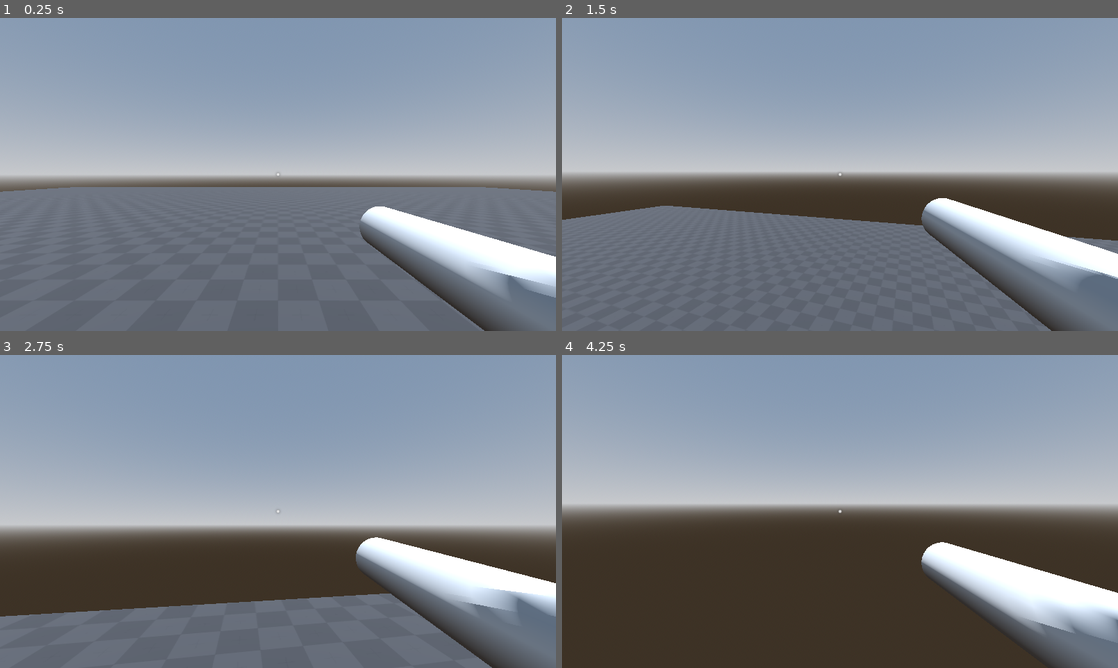
Above: before the commit, frames 1-4 (two rows, left to right).
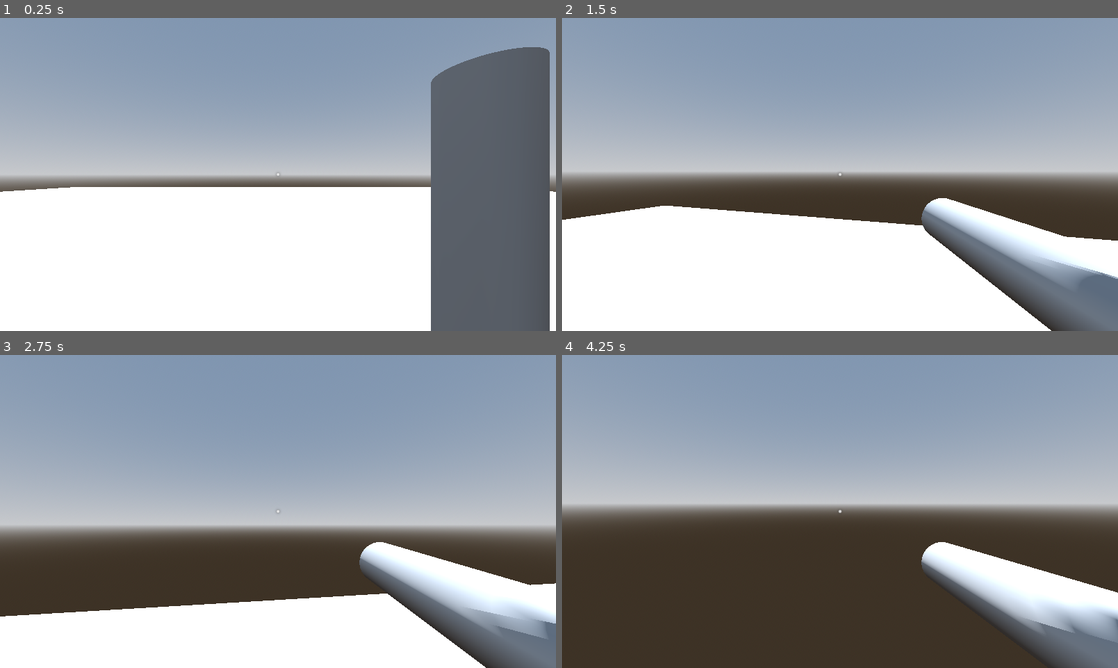
Above: after the commit, the same moments.

Repository: piksalchaos/spadooshka
Game: Godot game, scene res://scenes/test_world.tscn
The game is run twice, just before and just after one commit, with the same random seed, the same clock (stepped at 60 frames per second) and the same inputs.
Inputs (mouse positions are in pixels of both pictures, inside the frame that each line leads up to):
- Up to frame 1 (0.25 s): no input
- Up to frame 2 (1.5 s): move the mouse to (867, 174) at 0.52 s; press the mouse at (867, 174) at 0.53 s; hold W (forward) from 0.53 s (still down); tap Space (jump) at 0.77 s; move the mouse to (812, 174) at 1.27 s; release the mouse at (812, 174) at 1.28 s; click (812, 174) at 1.35 s
- Up to frame 3 (2.75 s): keep holding W (forward); tap Space (jump) at 1.52 s; move the mouse to (289, 505) at 2.02 s; press the mouse at (289, 505) at 2.03 s
- Up to frame 4 (4.25 s): keep holding W (forward); move the mouse to (834, 517) at 2.77 s; release the mouse at (834, 517) at 2.78 s; click (834, 517) at 2.85 s; tap Space (jump) at 3.02, 3.77 s; move the mouse to (878, 514) at 3.52 s; press the mouse at (878, 514) at 3.53 s; tap R (reload, bound only after the commit) at 4.15 s

The runs differ from the first frame. In frame 1, 51% of the frame differs, in the area x 0-100%, y 9-100%; in frame 2, 28%; in frame 3, 20%; in frame 4, less than 0.1%.

Commit message:
gun ammo system

Diff:
--- a/project.godot
+++ b/project.godot
@@ -7,6 +7,10 @@
 ;   param=value ; assign values to parameters
 
 config_version=5
+
+[animation]
+
+warnings/check_invalid_track_paths=false
 
 [application]
 
@@ -59,6 +63,16 @@
 "events": [Object(InputEventMouseButton,"resource_local_to_scene":false,"resource_name":"","device":-1,"window_id":0,"a …(253 unchanged characters)…
 ]
 }
+interact={
+"deadzone": 0.5,
+"events": [Object(InputEventKey,"resource_local_to_scene":false,"resource_name":"","device":-1,"window_id":0,"alt_pressed":false,"shift_pressed":false,"ctrl_pressed":false,"meta_pressed":false,"pressed":false,"keycode":0,"physical_keycode":69,"key_label":0,"unicode":101,"location":0,"echo":false,"script":null)
+]
+}
+reload={
+"deadzone": 0.5,
+"events": [Object(InputEventKey,"resource_local_to_scene":false,"resource_name":"","device":-1,"window_id":0,"alt_pressed":false,"shift_pressed":false,"ctrl_pressed":false,"meta_pressed":false,"pressed":false,"keycode":0,"physical_keycode":82,"key_label":0,"unicode":114,"location":0,"echo":false,"script":null)
+]
+}
 
 [rendering]
 
--- /dev/null
+++ b/scenes/gun.gd
@@ -0,0 +1,45 @@
+extends Node
+
+@export var MAG_CAPACITY = 31
+
+@export var num_bullets = MAG_CAPACITY
+@export var is_gun_active = true
+
+# Called when the node enters the scene tree for the first time.
+func _ready() -> void:
+	$ReloadTimer.timeout.connect(func():
+		is_gun_active = true
+		num_bullets = MAG_CAPACITY
+	)
+	$FireTimer.timeout.connect(func(): is_gun_active = true)
+
+func _unhandled_input(event: InputEvent) -> void:
+	if event.is_action_pressed("shoot"):
+		shoot()
+	if event.is_action_pressed("reload"):
+		reload()
+
+# Called every frame. 'delta' is the elapsed time since the previous frame.
+func _process(delta: float) -> void:
+	pass
+
+func shoot():
+	if not is_gun_active:
+		return
+	if num_bullets == 0:
+		return
+	num_bullets -= 1
+	is_gun_active = false
+	play_shoot_effects()
+	if num_bullets == 0:
+		reload()
+	else:
+		$FireTimer.start()
+
+func reload():
+	$ReloadTimer.start()
+	$AnimationPlayer.play("gun/reload")
+
+func play_shoot_effects():
+	$AnimationPlayer.stop()
+	$AnimationPlayer.play("gun/shoot")
--- /dev/null
+++ b/scenes/gun.tscn
@@ -0,0 +1,266 @@
+[gd_scene load_steps=14 format=3 uid="uid://beai70ioh5ndh"]
+
+[ext_resource type="Script" path="res://scenes/gun.gd" id="1_1ns7o"]
+
+[sub_resource type="CylinderMesh" id="CylinderMesh_bf40l"]
+top_radius = 0.1
+bottom_radius = 0.1
+height = 1.0
+
+[sub_resource type="Animation" id="Animation_q7oej"]
+resource_name = "RESET"
+length = 0.001
+tracks/0/type = "value"
+tracks/0/imported = false
+tracks/0/enabled = true
+tracks/0/path = NodePath("Camera/Gun:position")
+tracks/0/interp = 1
+tracks/0/loop_wrap = true
+tracks/0/keys = {
+"times": PackedFloat32Array(0),
+"transitions": PackedFloat32Array(1),
+"update": 0,
+"values": [Vector3(0.5, -0.25, -0.5)]
+}
+tracks/1/type = "value"
+tracks/1/imported = false
+tracks/1/enabled = true
+tracks/1/path = NodePath("Camera/Gun:rotation")
+tracks/1/interp = 1
+tracks/1/loop_wrap = true
+tracks/1/keys = {
+"times": PackedFloat32Array(0),
+"transitions": PackedFloat32Array(1),
+"update": 0,
+"values": [Vector3(1.5708, 0, 0)]
+}
+tracks/2/type = "rotation_3d"
+tracks/2/imported = false
+tracks/2/enabled = true
+tracks/2/path = NodePath(".")
+tracks/2/interp = 1
+tracks/2/loop_wrap = true
+tracks/2/keys = PackedFloat32Array(0, 1, 0, 0, 0, 1)
+
+[sub_resource type="Animation" id="Animation_gds7w"]
+resource_name = "idle"
+length = 3.0
+loop_mode = 1
+tracks/0/type = "value"
+tracks/0/imported = false
+tracks/0/enabled = true
+tracks/0/path = NodePath("Camera/Gun:position")
+tracks/0/interp = 1
+tracks/0/loop_wrap = true
+tracks/0/keys = {
+"times": PackedFloat32Array(0, 1.5),
+"transitions": PackedFloat32Array(-2, -2),
+"update": 0,
+"values": [Vector3(0.5, -0.25, -0.5), Vector3(0.5, -0.303891, -0.5)]
+}
+tracks/1/type = "value"
+tracks/1/imported = false
+tracks/1/enabled = true
+tracks/1/path = NodePath("Camera/Gun:rotation")
+tracks/1/interp = 1
+tracks/1/loop_wrap = true
+tracks/1/keys = {
+"times": PackedFloat32Array(0, 1.5),
+"transitions": PackedFloat32Array(-2, -2),
+"update": 0,
+"values": [Vector3(1.5708, 0, 0), Vector3(1.48353, 0, 0)]
+}
+
+[sub_resource type="Animation" id="Animation_cowen"]
+resource_name = "move"
+loop_mode = 1
+step = 0.25
+tracks/0/type = "value"
+tracks/0/imported = false
+tracks/0/enabled = true
+tracks/0/path = NodePath("Camera/Gun:position")
+tracks/0/interp = 1
+tracks/0/loop_wrap = true
+tracks/0/keys = {
+"times": PackedFloat32Array(0, 0.25, 0.5, 0.75),
+"transitions": PackedFloat32Array(0.5, 2, 0.5, 2),
+"update": 0,
+"values": [Vector3(0.5, -0.25, -0.5), Vector3(0.410477, -0.138934, -0.5), Vector3(0.5, -0.25, -0.5), Vector3(0.536469, -0.138934, -0.5)]
+}
+
+[sub_resource type="Animation" id="Animation_6fh3t"]
+resource_name = "shoot"
+length = 0.4
+step = 0.25
+tracks/0/type = "value"
+tracks/0/imported = false
+tracks/0/enabled = true
+tracks/0/path = NodePath(".:position")
+tracks/0/interp = 1
+tracks/0/loop_wrap = true
+tracks/0/keys = {
+"times": PackedFloat32Array(0, 0.25),
+"transitions": PackedFloat32Array(0.5, 1),
+"update": 0,
+"values": [Vector3(0.5, -0.21738, -0.5), Vector3(0.5, -0.25, -0.5)]
+}
+tracks/1/type = "value"
+tracks/1/imported = false
+tracks/1/enabled = true
+tracks/1/path = NodePath(".:rotation")
+tracks/1/interp = 1
+tracks/1/loop_wrap = true
+tracks/1/keys = {
+"times": PackedFloat32Array(0, 0.25),
+"transitions": PackedFloat32Array(0.5, 1),
+"update": 0,
+"values": [Vector3(1.75519, 0, 0), Vector3(1.5708, 0, 0)]
+}
+
+[sub_resource type="AnimationLibrary" id="AnimationLibrary_tx8a1"]
+_data = {
+"RESET": SubResource("Animation_q7oej"),
+"idle": SubResource("Animation_gds7w"),
+"move": SubResource("Animation_cowen"),
+"shoot": SubResource("Animation_6fh3t")
+}
+
+[sub_resource type="Animation" id="Animation_vkm5x"]
+resource_name = "RESET"
+length = 0.001
+tracks/0/type = "value"
+tracks/0/imported = false
+tracks/0/enabled = true
+tracks/0/path = NodePath(".:position")
+tracks/0/interp = 1
+tracks/0/loop_wrap = true
+tracks/0/keys = {
+"times": PackedFloat32Array(0),
+"transitions": PackedFloat32Array(1),
+"update": 0,
+"values": [Vector3(0.5, -0.25, -0.5)]
+}
+tracks/1/type = "value"
+tracks/1/imported = false
+tracks/1/enabled = true
+tracks/1/path = NodePath(".:rotation")
+tracks/1/interp = 1
+tracks/1/loop_wrap = true
+tracks/1/keys = {
+"times": PackedFloat32Array(0),
+"transitions": PackedFloat32Array(1),
+"update": 0,
+"values": [Vector3(1.5708, 0, 0)]
+}
+
+[sub_resource type="Animation" id="Animation_3w1sv"]
+resource_name = "idle"
+length = 3.0
+loop_mode = 1
+tracks/0/type = "value"
+tracks/0/imported = false
+tracks/0/enabled = true
+tracks/0/path = NodePath(".:position")
+tracks/0/interp = 1
+tracks/0/loop_wrap = true
+tracks/0/keys = {
+"times": PackedFloat32Array(0, 1.5),
+"transitions": PackedFloat32Array(-2, -2),
+"update": 0,
+"values": [Vector3(0.5, -0.25, -0.5), Vector3(0.5, -0.303891, -0.5)]
+}
+tracks/1/type = "value"
+tracks/1/imported = false
+tracks/1/enabled = true
+tracks/1/path = NodePath(".:rotation")
+tracks/1/interp = 1
+tracks/1/loop_wrap = true
+tracks/1/keys = {
+"times": PackedFloat32Array(0, 1.5),
+"transitions": PackedFloat32Array(-2, -2),
+"update": 0,
+"values": [Vector3(1.5708, 0, 0), Vector3(1.48353, 0, 0)]
+}
+
+[sub_resource type="Animation" id="Animation_fays6"]
+resource_name = "move"
+loop_mode = 1
+step = 0.25
+tracks/0/type = "value"
+tracks/0/imported = false
+tracks/0/enabled = true
+tracks/0/path = NodePath(".:position")
+tracks/0/interp = 1
+tracks/0/loop_wrap = true
+tracks/0/keys = {
+"times": PackedFloat32Array(0, 0.25, 0.5, 0.75),
+"transitions": PackedFloat32Array(0.5, 2, 0.5, 2),
+"update": 0,
+"values": [Vector3(0.5, -0.25, -0.5), Vector3(0.410477, -0.138934, -0.5), Vector3(0.5, -0.25, -0.5), Vector3(0.536469, -0.138934, -0.5)]
+}
+
+[sub_resource type="Animation" id="Animation_n2vav"]
+resource_name = "shoot"
+length = 0.4
+step = 0.25
+tracks/0/type = "value"
+tracks/0/imported = false
+tracks/0/enabled = true
+tracks/0/path = NodePath(".:position")
+tracks/0/interp = 1
+tracks/0/loop_wrap = true
+tracks/0/keys = {
+"times": PackedFloat32Array(0, 0.25),
+"transitions": PackedFloat32Array(0.5, 1),
+"update": 0,
+"values": [Vector3(0.5, -0.21738, -0.5), Vector3(0.5, -0.25, -0.5)]
+}
+tracks/1/type = "value"
+tracks/1/imported = false
+tracks/1/enabled = true
+tracks/1/path = NodePath(".:rotation")
+tracks/1/interp = 1
+tracks/1/loop_wrap = true
+tracks/1/keys = {
+"times": PackedFloat32Array(0, 0.25),
+"transitions": PackedFloat32Array(0.5, 1),
+"update": 0,
+"values": [Vector3(1.75519, 0, 0), Vector3(1.5708, 0, 0)]
+}
+
+[sub_resource type="Animation" id="Animation_aepgj"]
+tracks/0/type = "rotation_3d"
+tracks/0/imported = false
+tracks/0/enabled = true
+tracks/0/path = NodePath(".")
+tracks/0/interp = 2
+tracks/0/loop_wrap = true
+tracks/0/keys = PackedFloat32Array(0.0333333, 1, 0.707107, 0, 0, 0.707107, 0.5, 1, 0, 0, 0, 1, 1, 1, 0.707, 0, 0, 0.707)
+
+[sub_resource type="AnimationLibrary" id="AnimationLibrary_4mlsv"]
+_data = {
+"RESET": SubResource("Animation_vkm5x"),
+"idle": SubResource("Animation_3w1sv"),
+"move": SubResource("Animation_fays6"),
+"reload": SubResource("Animation_aepgj"),
+"shoot": SubResource("Animation_n2vav")
+}
+
+[node name="Gun" type="MeshInstance3D"]
+transform = Transform3D(1, 0, 0, 0, 1, 0, 0, 0, 1, 0.5, -0.25, -0.5)
+mesh = SubResource("CylinderMesh_bf40l")
+skeleton = NodePath("../..")
+script = ExtResource("1_1ns7o")
+
+[node name="FireTimer" type="Timer" parent="."]
+wait_time = 0.1
+
+[node name="ReloadTimer" type="Timer" parent="."]
+
+[node name="AnimationPlayer" type="AnimationPlayer" parent="."]
+libraries = {
+"": SubResource("AnimationLibrary_tx8a1"),
+"gun": SubResource("AnimationLibrary_4mlsv")
+}
+autoplay = "idle"
+playback_default_blend_time = 1.0
--- a/scenes/player.gd
+++ b/scenes/player.gd
@@ -9,13 +9,13 @@
 func _ready():
 	Input.mouse_mode = Input.MOUSE_MODE_CAPTURED
 
+
 func _unhandled_input(event: InputEvent) -> void:
 	if event is InputEventMouseMotion:
 		rotate_y(-event.relative.x * .005)
 		camera.rotate_x(-event.relative.y * 0.005)
 		camera.rotation.x = clamp(camera.rotation.x, -PI/2, PI/2)
-	if event.is_action_pressed("shoot"):
-		play_shoot_effects()
+
 
 func _physics_process(delta: float) -> void:
 	# Add the gravity.
@@ -41,11 +41,8 @@
 		pass
 	elif input_dir != Vector2.ZERO and is_on_floor():
 		animation_player.play("move")
+		pass
 	else:
 		animation_player.play("idle")
 
 	move_and_slide()
-
-func play_shoot_effects():
-	animation_player.stop()
-	animation_player.play("shoot")
--- a/scenes/player.tscn
+++ b/scenes/player.tscn
@@ -1,17 +1,14 @@
 [gd_scene load_steps=10 format=3 uid="uid://cyxjceb2t4xis"]
 
 [ext_resource type="Script" path="res://scenes/player.gd" id="1_x756l"]
+[ext_resource type="PackedScene" uid="uid://beai70ioh5ndh" path="res://scenes/gun.tscn" id="2_mg0qd"]
 
 [sub_resource type="CapsuleMesh" id="CapsuleMesh_wu3n4"]
 
 [sub_resource type="CapsuleShape3D" id="CapsuleShape3D_dqyto"]
 
-[sub_resource type="CylinderMesh" id="CylinderMesh_5mvrd"]
-top_radius = 0.1
-bottom_radius = 0.1
-height = 1.0
-
 [sub_resource type="Animation" id="Animation_q7oej"]
+resource_name = "RESET"
 length = 0.001
 tracks/0/type = "value"
 tracks/0/imported = false
@@ -37,6 +34,13 @@
 "update": 0,
 "values": [Vector3(1.5708, 0, 0)]
 }
+tracks/2/type = "rotation_3d"
+tracks/2/imported = false
+tracks/2/enabled = true
+tracks/2/path = NodePath(".")
+tracks/2/interp = 1
+tracks/2/loop_wrap = true
+tracks/2/keys = PackedFloat32Array(0, 1, 0, 0, 0, 1)
 
 [sub_resource type="Animation" id="Animation_gds7w"]
 resource_name = "idle"
@@ -91,7 +95,7 @@
 tracks/0/type = "value"
 tracks/0/imported = false
 tracks/0/enabled = true
-tracks/0/path = NodePath("Camera/Gun:position")
+tracks/0/path = NodePath(".:position")
 tracks/0/interp = 1
 tracks/0/loop_wrap = true
 tracks/0/keys = {
@@ -103,7 +107,7 @@
 tracks/1/type = "value"
 tracks/1/imported = false
 tracks/1/enabled = true
-tracks/1/path = NodePath("Camera/Gun:rotation")
+tracks/1/path = NodePath(".:rotation")
 tracks/1/interp = 1
 tracks/1/loop_wrap = true
 tracks/1/keys = {
@@ -122,6 +126,7 @@
 }
 
 [node name="Player" type="CharacterBody3D"]
+transform = Transform3D(1, 0, 0, 0, 1, 0, 0, 0, 1, 0.5, -0.25, -0.5)
 script = ExtResource("1_x756l")
 
 [node name="MeshInstance3D" type="MeshInstance3D" parent="."]
@@ -135,10 +140,7 @@
 [node name="Camera" type="Camera3D" parent="."]
 transform = Transform3D(1, 0, 0, 0, 1, 0, 0, 0, 1, 0, 1.42768, 0)
 
-[node name="Gun" type="MeshInstance3D" parent="Camera"]
-transform = Transform3D(1, 0, 0, 0, -3.61999e-06, -1, 0, 1, -3.61999e-06, 0.5, -0.25, -0.5)
-mesh = SubResource("CylinderMesh_5mvrd")
-skeleton = NodePath("../..")
+[node name="Gun_scene" parent="Camera" instance=ExtResource("2_mg0qd")]
 
 [node name="AnimationPlayer" type="AnimationPlayer" parent="."]
 libraries = {
--- a/scenes/test_environment.tscn
+++ b/scenes/test_environment.tscn
@@ -1,13 +1,7 @@
-[gd_scene load_steps=5 format=3 uid="uid://q7llm5mr03ct"]
-
-[ext_resource type="Texture2D" uid="uid://bbdof2pvbxt50" path="res://addons/kenney_prototype_textures/dark/texture_09.png" id="1_smwl2"]
+[gd_scene load_steps=3 format=3 uid="uid://q7llm5mr03ct"]
 
 [sub_resource type="BoxMesh" id="BoxMesh_jbc62"]
 size = Vector3(50, 1, 50)
-
-[sub_resource type="StandardMaterial3D" id="StandardMaterial3D_da6cr"]
-albedo_texture = ExtResource("1_smwl2")
-uv1_triplanar = true
 
 [sub_resource type="BoxShape3D" id="BoxShape3D_vbesu"]
 size = Vector3(50, 1, 50)
@@ -16,7 +10,6 @@
 
 [node name="MeshInstance3D" type="MeshInstance3D" parent="."]
 mesh = SubResource("BoxMesh_jbc62")
-surface_material_override/0 = SubResource("StandardMaterial3D_da6cr")
 
 [node name="StaticBody3D" type="StaticBody3D" parent="MeshInstance3D"]
 
